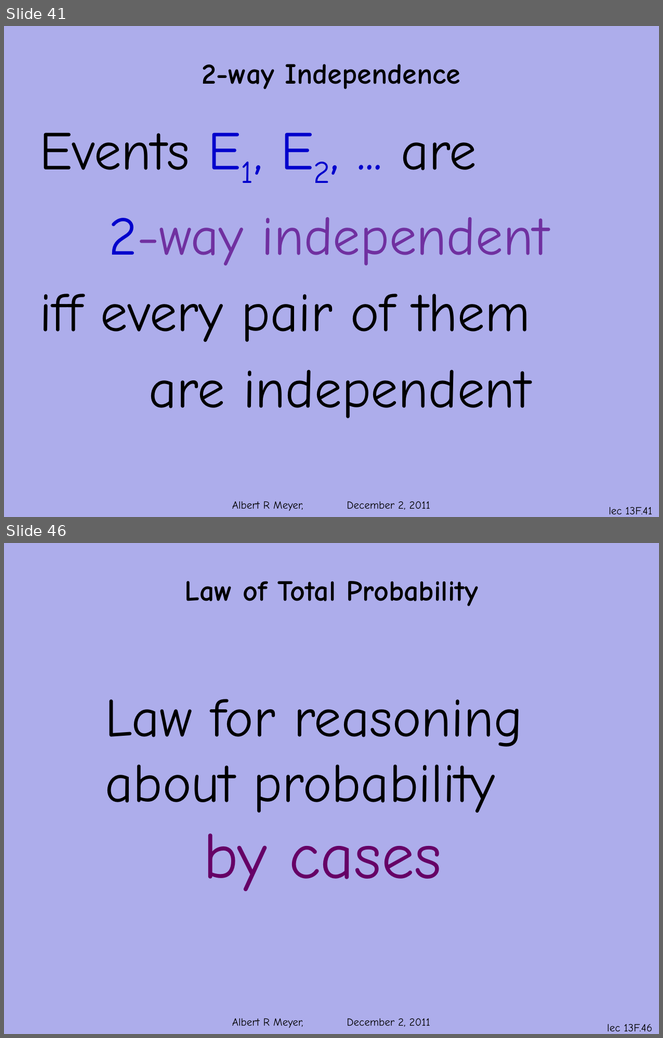
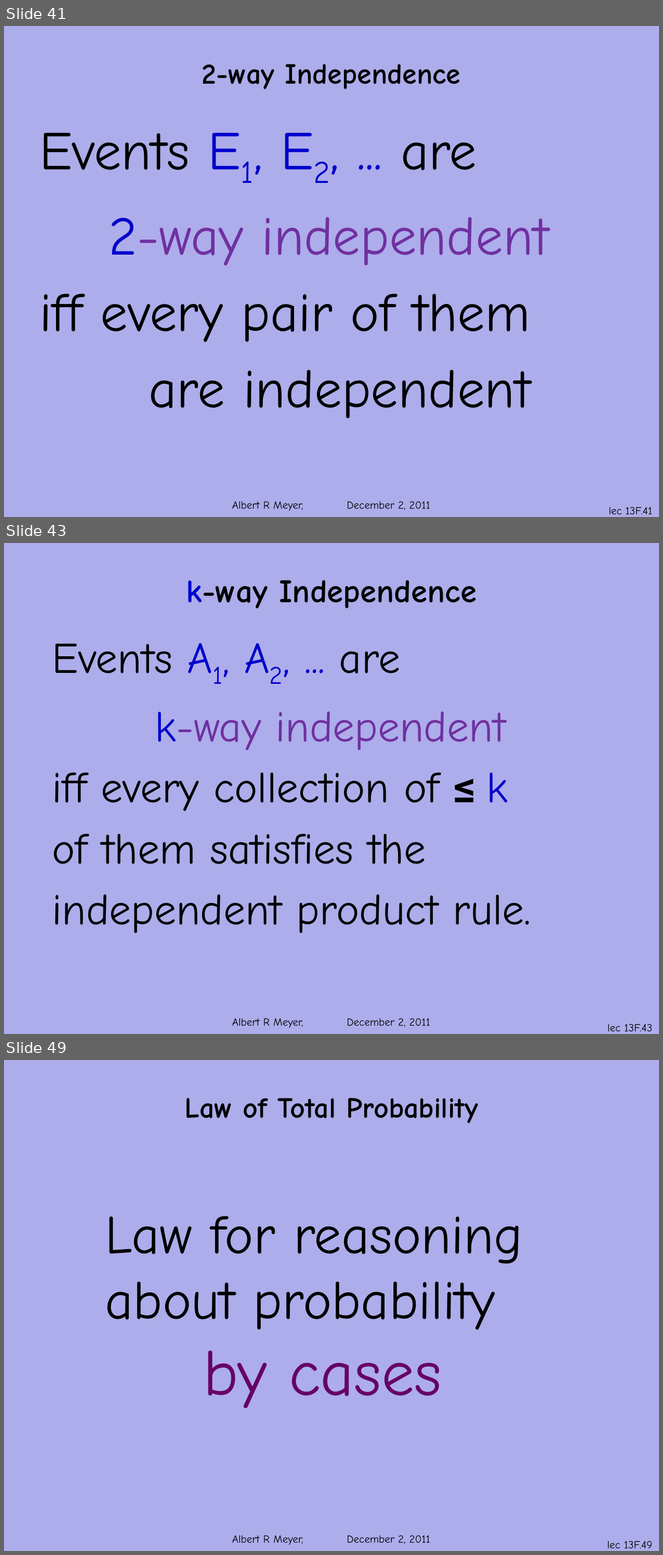
Before and after one commit to armeyer/mcs_web, a slide deck: fall11/slidesF11/slides13f.pptx. Shown one above the other, each under a label of ours: slides 41 and 46 before the commit, slides 41, 43 and 49 after it; the slides between them are not shown. The pictures are 663x1038 and 663x1555 pixels, drawn with LibreOffice and Linux fonts; fonts in the diff are those of the drawing; background and template pictures are left out. Boxes give left, top, right and bottom in pixels: in the first picture for what was removed or moved away, otherwise in the second. Text is boxed around its words. In the diff, an @@ line names an element or a change of style, - is before the commit and + after.

```diff
--- a/fall11/slidesF11/slides13f.pptx
+++ b/fall11/slidesF11/slides13f.pptx
@@ slide 43 added at (4,543,659,1034), background #ADADEB; not listed: 1 template element that a slide beside it also shows @@
@@ title added at (187,580,477,609), 36 pt, text #000000, bold @@
+k-way Independence
@@ text added at (52,643,531,934), 48 pt, text #000000 @@
+Events A1, A2, ... are
+k-way independent
+iff every collection of ≤ k
+of them satisfies the
+independent product rule.
@@ page number added at (608,1024,652,1032), 12 pt, text #000000 @@
+lec 13F.43
@@ what was slide 46 is now slide 49 @@
@@ page number at (607,1541,653,1549): text changed @@
-lec 13F.46
+lec 13F.49
```
Also in this commit, not shown: 4 slides changed, 2 other slides added, 5 other files.
